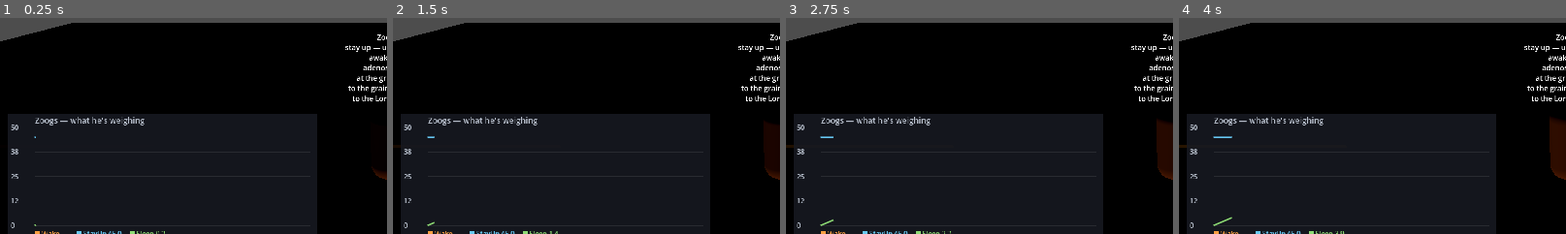
Above: before the commit, frames 1-4 (left to right).
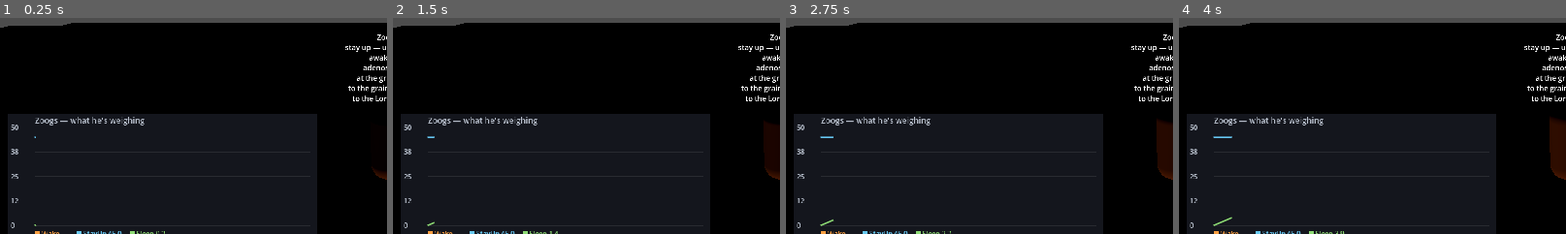
Above: after the commit, the same moments.

Repository: zmkram322/TheKingYouDontSee
Game: Godot game, scene res://game/game.tscn
Same seed, same stepped clock (60 frames per second), same inputs: the game is played once before the commit and once after it.
Inputs:
- Up to frame 1 (0.25 s): no input
- Up to frame 2 (1.5 s): click "reset all" at 1.25 s
- Up to frame 3 (2.75 s): no input
- Up to frame 4 (4 s): no input
The pictures show only the part of the screen within x 0-50%, y 12-62%; the shares and areas given below are measured in that part.

The runs differ from the first frame. In frame 1, 0.6% of the frame differs, in the area x 0-16%, y 3-11%; in frame 2, 0.6%; in frame 3, 0.6%, in the area x 0-16%, y 3-61%; in frame 4, 0.6%.

Commit message:
Put the mesh on the place, so dragging it drags the place
The rung 2 Moment asks you to drag the fields and watch the cost move,
and it didn't work: each place was a bare Node3D with a marker mesh
CHILD, so clicking the pad in the viewport selected the marker. You drag
the decoration, the place stays put, the travel cost never moves, and
standing check #3 reads as broken when it isn't — the worst kind of
failure for a check whose whole job is to tell you geography is being
read.

Places are now MeshInstance3D carrying their own ground pad, with
place.gd attached — Godot takes a Node3D script on any Node3D
descendant. Clicking the pad selects the place. Two nodes gone.

Flat pads rather than the Inn's box, deliberately: a box has to be
centred on the node, so the place's origin would float at building
height and travel cost would carry it. A pad keeps every origin exactly
where a man would stand. The transform's scale is the pad's size and
does not touch its origin.

Noted in place.gd so nobody corrects the node type back.

Nine claims still green, 18.01 and 23.62 unmoved.

Co-Authored-By: Claude Opus 5 <noreply@anthropic.com>
Claude-Session: https://claude.ai/code/session_014fGSXW6fNmUe2VW3KYqdYd

Diff:
--- a/tkyds-game/game/game.tscn
+++ b/tkyds-game/game/game.tscn
@@ -21,10 +21,10 @@
 [sub_resource type="PlaneMesh" id="PlaneMesh_ground"]
 size = Vector2(40, 40)
 
-[sub_resource type="BoxMesh" id="BoxMesh_marker"]
-
 [sub_resource type="StandardMaterial3D" id="StandardMaterial3D_fields"]
 albedo_color = Color(0.78, 0.68, 0.31, 1)
+
+[sub_resource type="PlaneMesh" id="PlaneMesh_place"]
 
 [sub_resource type="StandardMaterial3D" id="StandardMaterial3D_inn"]
 albedo_color = Color(0.42, 0.29, 0.22, 1)
@@ -52,25 +52,19 @@
 script = ExtResource("7_town")
 population = NodePath("../Population")
 
-[node name="Fields" type="Node3D" parent="Town"]
-transform = Transform3D(1, 0, 0, 0, 1, 0, 0, 0, 1, -9, 0, -5)
+[node name="Fields" type="MeshInstance3D" parent="Town"]
+transform = Transform3D(14, 0, 0, 0, 1, 0, 0, 0, 14, -9, 0.02, -5)
+material_override = SubResource("StandardMaterial3D_fields")
+mesh = SubResource("PlaneMesh_place")
 script = ExtResource("8_place")
 place_name = "the grain fields"
 
-[node name="Patch" type="MeshInstance3D" parent="Town/Fields"]
-transform = Transform3D(7, 0, 0, 0, 0.1, 0, 0, 0, 7, 0, 0.05, 0)
-material_override = SubResource("StandardMaterial3D_fields")
-mesh = SubResource("BoxMesh_marker")
-
-[node name="Inn" type="Node3D" parent="Town"]
-transform = Transform3D(1, 0, 0, 0, 1, 0, 0, 0, 1, 8, 0, 4)
+[node name="Inn" type="MeshInstance3D" parent="Town"]
+transform = Transform3D(6, 0, 0, 0, 1, 0, 0, 0, 6, 8, 0.02, 4)
+material_override = SubResource("StandardMaterial3D_inn")
+mesh = SubResource("PlaneMesh_place")
 script = ExtResource("8_place")
 place_name = "the Lord's Inn"
-
-[node name="Building" type="MeshInstance3D" parent="Town/Inn"]
-transform = Transform3D(3, 0, 0, 0, 2.5, 0, 0, 0, 3, 0, 1.25, 0)
-material_override = SubResource("StandardMaterial3D_inn")
-mesh = SubResource("BoxMesh_marker")
 
 [node name="Population" type="Node" parent="." node_paths=PackedStringArray("clock", "town")]
 script = ExtResource("6_population")
--- a/tkyds-game/game/place.gd
+++ b/tkyds-game/game/place.gd
@@ -41,4 +41,15 @@
 # the sacks in the barn are a fact about the barn and nowhere else. Where a man
 # is, is true of the man.
 
+# A NOTE ON THE NODE TYPE, so nobody "corrects" it back. This script extends
+# Node3D, which is all a place needs — but in game.tscn the place nodes are
+# MeshInstance3D, carrying their own ground pad instead of parenting a marker
+# child. Godot accepts a Node3D script on any Node3D descendant, and it is worth
+# doing: with a child marker, clicking the pad in the viewport selects the
+# MARKER, so you drag the decoration while the place stays where it was and the
+# travel cost never moves. Standing check #3 then looks broken when it isn't.
+# Mesh on the place itself means clicking it selects the place. The transform's
+# scale is the pad's size and does not touch its origin, so the position stays
+# exactly where a man would stand.
+
 @export var place_name := "Somewhere"
Not shown: 1 places in tkyds-game/game/game.tscn that only renumber resources
